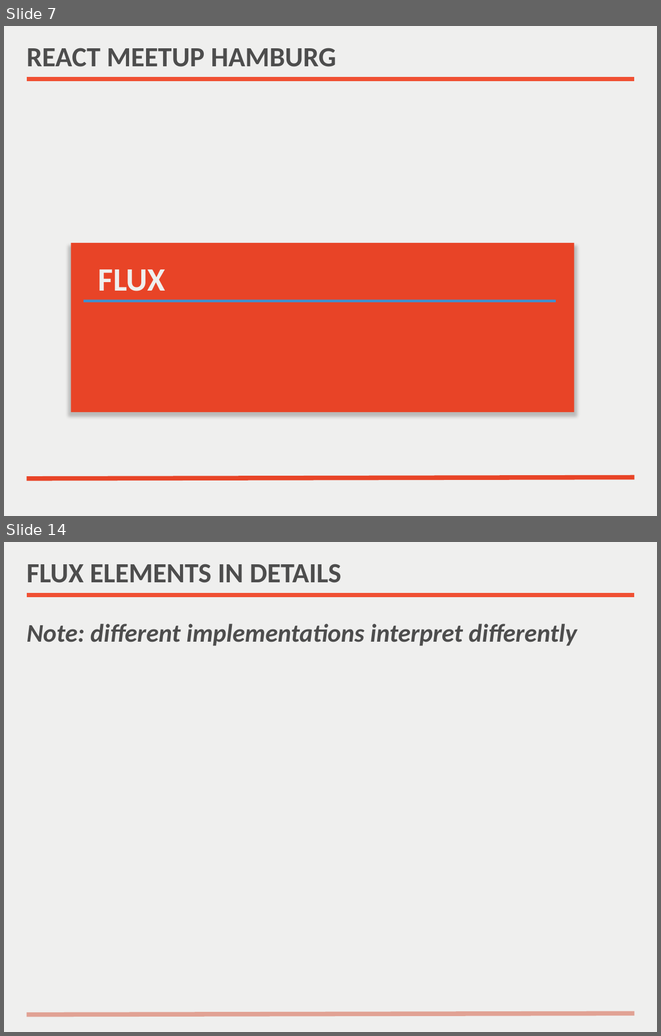
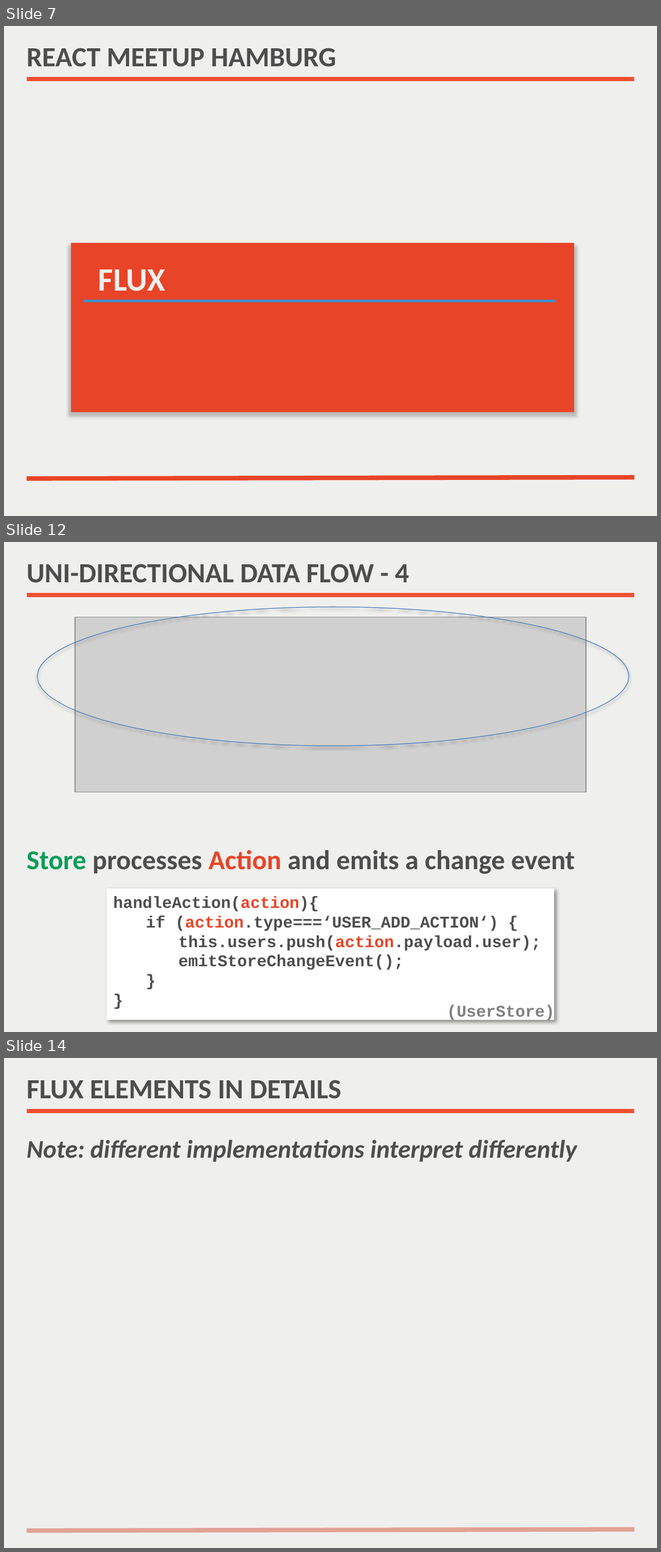
Before and after one commit to nilshartmann/react-meetup-flux, a slide deck: Flux Introduction.pptx. Shown one above the other, each under a label of ours: slides 7 and 14 before the commit, slides 7, 12 and 14 after it; the slides between them are not shown. The pictures are 661x1036 and 661x1552 pixels, drawn with LibreOffice and Linux fonts; fonts in the diff are those of the drawing; grey boxes stand for pictures. Boxes give left, top, right and bottom in pixels: in the first picture for what was removed or moved away, otherwise in the second. Text is boxed around its words. In the diff, an @@ line names an element or a change of style, - is before the commit and + after.

```diff
--- a/Flux Introduction.pptx
+++ b/Flux Introduction.pptx
@@ slide 12 added at <box>4,542,657,1032</box>, background #EFEFEE; not listed: 1 template element that a slide beside it also shows @@
@@ title added at <box>27,564,409,583</box>, 30.6 pt, text #4D4D4D, bold @@
+UNI-DIRECTIONAL DATA FLOW - 4
@@ ellipse added at <box>37,607,629,746</box>, outline #4B7EBC 0.75 pt @@
@@ picture added at <box>75,617,586,792</box> @@
@@ text added at <box>27,850,575,874</box>, 30 pt, text #4E4D4D, bold @@
+Store processes Action and emits a change event
@@ rectangle added at <box>106,888,554,1020</box>, fill #FFFFFF, 18 pt, text #4E4D4D, bold @@
+handleAction(action){
+if (action.type===‘USER_ADD_ACTION‘) {
+this.users.push(action.payload.user); emitStoreChangeEvent();
+}
+}
@@ text added at <box>447,1005,555,1021</box>, 18 pt, text #808080, bold @@
+(UserStore)
```
Also in this commit, not shown: 8 slides changed, 7 other slides added, 3 slides removed, 1 other file.
